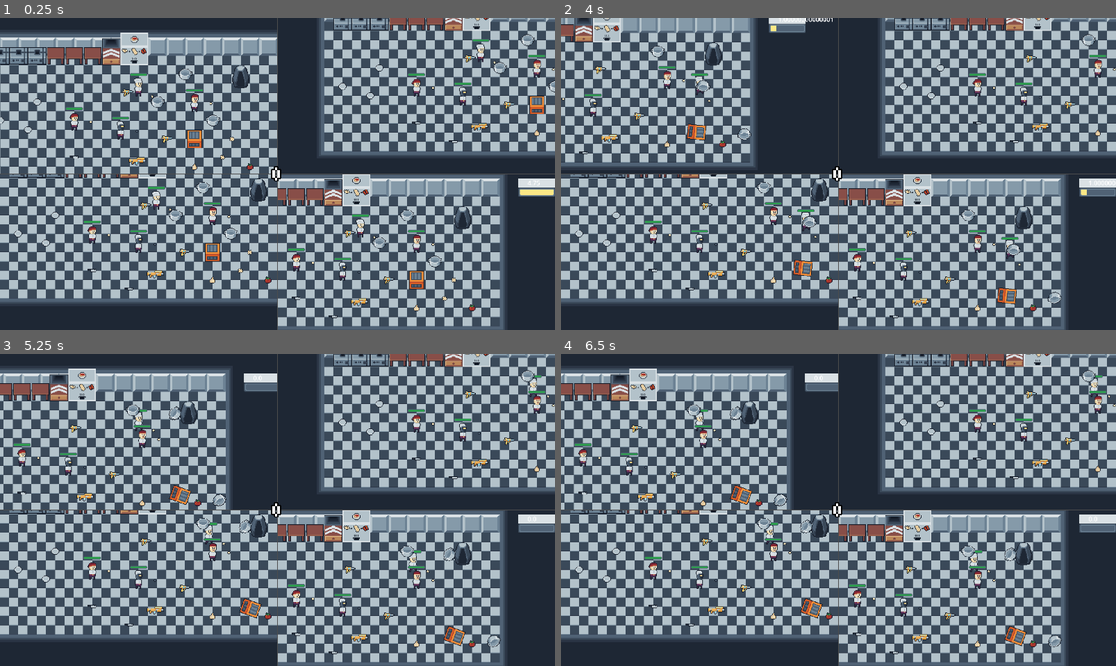
Above: before the commit, frames 1-4 (two rows, left to right).
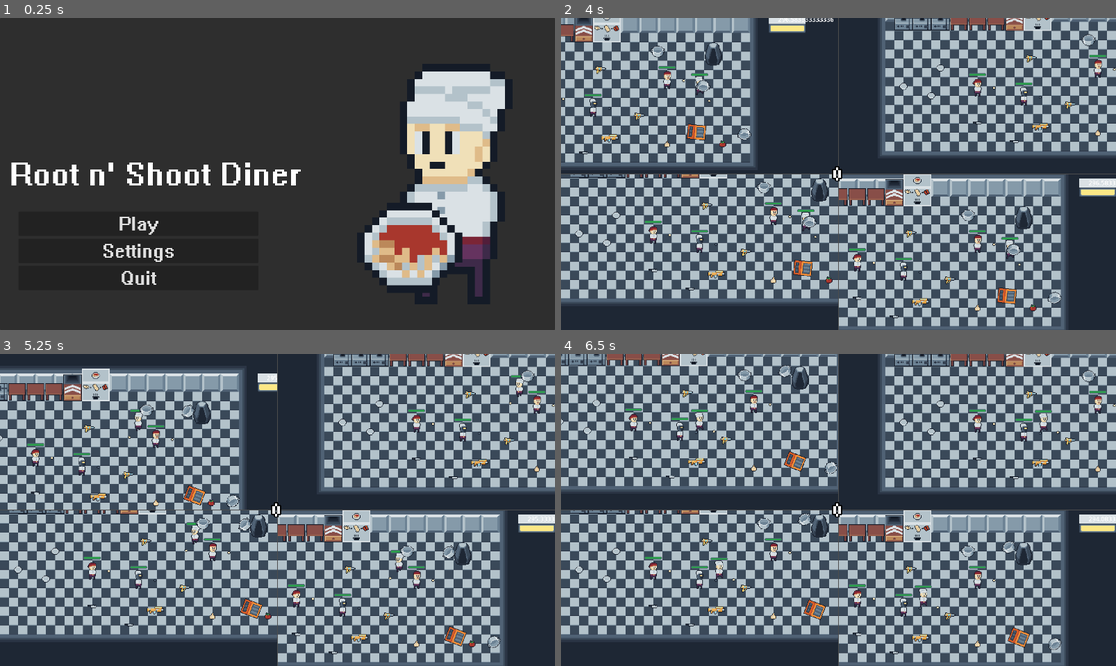
Above: after the commit, the same moments.

Repository: nonamecorn/romancce_macabre
Game: Godot game, scene res://menu/menu.tscn
The game is run twice, just before and just after one commit, with the same random seed, the same clock (stepped at 60 frames per second) and the same inputs. Before the commit the project starts from res://game.tscn.
Inputs (mouse positions are in pixels of both pictures, inside the frame that each line leads up to):
- Up to frame 1 (0.25 s): no input
- Up to frame 2 (4 s): click (699, 223) at 0.5 s, where only the run after the commit has a clickable "Play"; tap Enter at 1.25 s; move the mouse to (960, 158) at 1.27 s; hold D (p1_right) 1.28-2.03 s; right-click (960, 158) at 1.35 s; click (960, 158) at 1.42 s; move the mouse to (727, 189) at 2.02 s; hold S (p1_down) 2.03-2.78 s; click (727, 189) at 2.1 s; move the mouse to (894, 105) at 2.77 s; hold D (p1_right) 2.78-3.53 s; right-click (894, 105) at 2.85 s; move the mouse to (810, 236) at 3.52 s; hold W (p1_up) from 3.53 s (still down); click (810, 236) at 3.6 s
- Up to frame 3 (5.25 s): move the mouse to (444, 556) at 4.27 s; release W (p1_up) at 4.28 s; hold A (p1_left) from 4.28 s (still down); right-click (444, 556) at 4.35 s; move the mouse to (111, 463) at 5.02 s; click (111, 463) at 5.1 s
- Up to frame 4 (6.5 s): move the mouse to (866, 510) at 5.77 s; release A (p1_left) at 5.78 s; hold S (p1_down) from 5.78 s (still down); right-click (866, 510) at 5.85 s; click (866, 510) at 5.92 s

The runs differ from the first frame. In frame 1, 82% of the frame differs, in the area x 0-100%, y 0-100%; in frame 2, 0.2%; in frame 3, 13%; in frame 4, 20%.
Error before the commit: Invalid assignment of property or key 'text' with value of type 'int' on a base object of type 'Label'. (res://game.gd:37)

Commit message:
final changes

Diff:
--- a/game.gd
+++ b/game.gd
@@ -34,4 +34,4 @@
 		node.player.add_child(remote_trans)
 
 func _process(_delta: float) -> void:
-	$"CenterContainer/Label".text = Score.score
+	$"CenterContainer/Label".text = str(Score.score)
--- a/lvls/map.gd
+++ b/lvls/map.gd
@@ -1,6 +1,7 @@
 extends Node2D
 
 func finish():
+	Score.save_score()
 	if Score.score > 300:
 		$CanvasLayer/won.show()
 		$win.play()
--- a/lvls/map.tscn
+++ b/lvls/map.tscn
@@ -240,7 +240,7 @@
 position = Vector2(368, 208)
 
 [node name="Timer" type="Timer" parent="."]
-wait_time = 5.0
+wait_time = 300.0
 one_shot = true
 autostart = true
 script = ExtResource("23_7jcl3")
--- a/project.godot
+++ b/project.godot
@@ -11,7 +11,7 @@
 [application]
 
 config/name="Root n' Shoot Diners"
-run/main_scene="uid://cimt3e7arnv74"
+run/main_scene="uid://dhoterx8666un"
 config/features=PackedStringArray("4.5", "GL Compatibility")
 config/icon="res://icon.svg"
 
Not shown, added: export_presets.cfg
